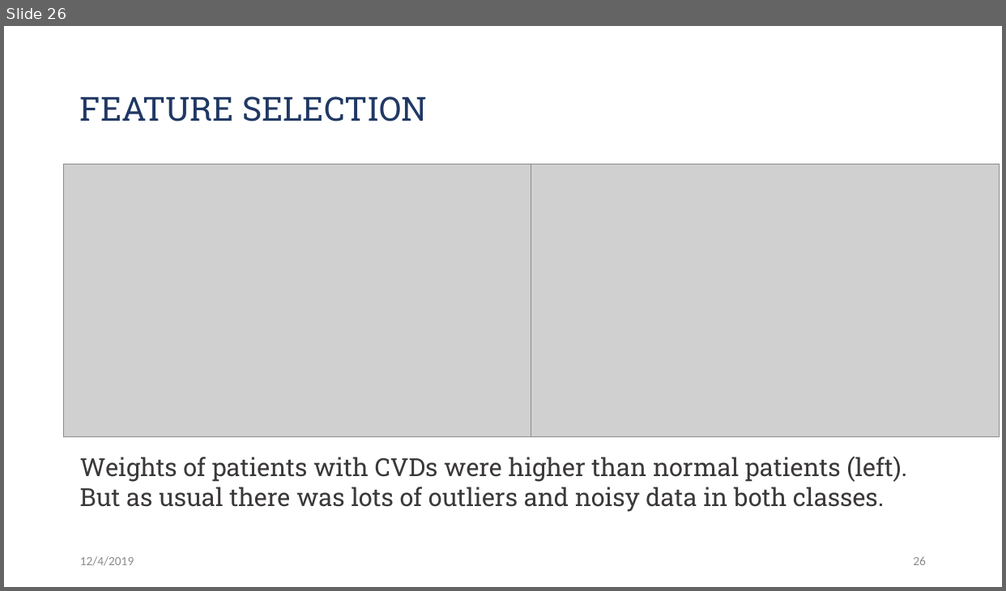
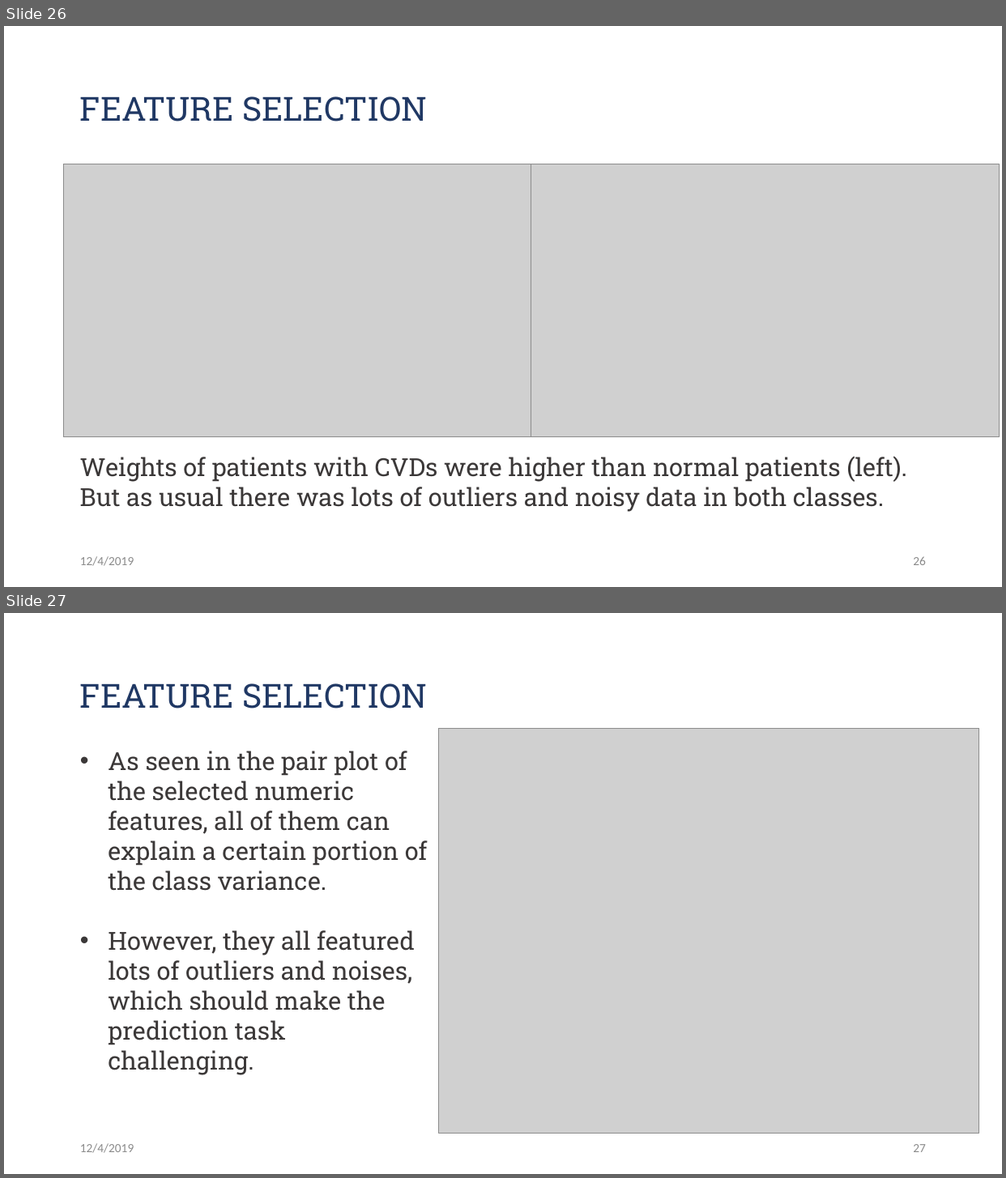
Before and after one commit to Jwen-pg/cds501-predicting-heart-disease, a slide deck: presentation.pptx. Shown one above the other, each under a label of ours: slide 26 before the commit, slides 26 and 27 after it. The pictures are 1006x591 and 1006x1178 pixels, drawn with LibreOffice and Linux fonts; fonts in the diff are those of the drawing; grey boxes stand for pictures. Boxes give left, top, right and bottom in pixels: in the first picture for what was removed or moved away, otherwise in the second. Text is boxed around its words. In the diff, an @@ line names an element or a change of style, - is before the commit and + after.

Commit message:
presentation - adds pairplot in feature selection

```diff
--- a/presentation.pptx
+++ b/presentation.pptx
@@ slide 27 added at box(4, 613, 1002, 1174), background #FFFFFF @@
@@ title added at box(80, 683, 428, 709), 32 pt, text #203864 @@
+FEATURE SELECTION
@@ picture added at box(439, 728, 979, 1133) @@
@@ text added at box(108, 751, 428, 1076), 24 pt, text #3B3838 @@
+• As seen in the pair plot of the selected numeric features, all of them can explain a certain portion of the class variance.
+• However, they all featured lots of outliers and noises, which should make the prediction task challenging.
@@ text added at box(80, 1144, 134, 1153), 12 pt, text #8C8C8C @@
+12/4/2019
@@ page number added at box(913, 1144, 926, 1152), 12 pt, text #8C8C8C @@
+27
```
Also in this commit, not shown: 3 other files.
